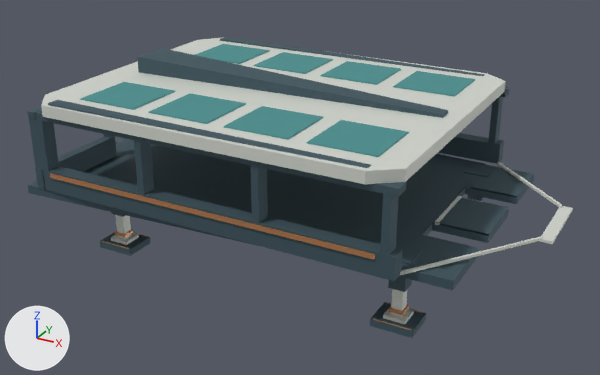
An edit to the Blender file models/assets/ships/salimon-scout/components/hull/source.blend, drawn before and after from the same camera.
Rendered twice from a 50 mm camera at (12.45, -23.59, 11.6) aimed at (-0.22, -0.56, 0.09). Arrows for +X, +Y and +Z are at lower left; the lights stay in place. The older version comes first.

The first picture shows 'Dorsal_Spine', 'Hull_Aft_Cap', 'Hull_Belly', 'Hull_Nose', 'Hull_Port_Side', 'Hull_Port_Stripe', 'Hull_Roof', 'Hull_Starboard_Side', 'Landing_Gear_Aft_Port', 'Landing_Gear_Forward_Port', 'Landing_Gear_Forward_Starboard', 'Roof_Service_Panels', 'Roof_Shoulder_Rails'.
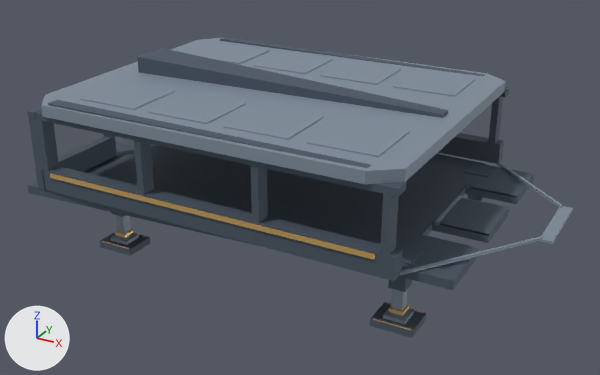
What differs and where, as boxes [x1, y1, x2, y2] in the pictures (600 x 375 px):
'Hull_Roof', recoloured (darker): [41, 37, 506, 184] in both
'Roof_Service_Panels', recoloured (cyan to greyish blue): [80, 44, 475, 157] in both
'Landing_Gear_Forward_Port', recoloured (darker): [375, 277, 416, 332] in both
'Hull_Nose', recoloured: [399, 162, 573, 276] in both
'Landing_Gear_Aft_Port', recoloured (darker): [108, 213, 141, 251] in both

What the commit changed:
Material 'Hull Ceramic' (mat_hull_ceramic) changes colour from light grey #dde1d8 to greyish blue #8695a4; in linear values from (0.72, 0.75, 0.69) to (0.24, 0.3, 0.37).
me_roof_service_panels has 192 vertices, 96 faces and spans x -6.4..4.2, y -4.2..4.2, z 3.31..3.35.
me_roof_service_panels no longer uses material mat_petrol_teal (cyan #4b9393).
me_roof_service_panels gains material mat_hull_ceramic (greyish blue #8695a4).
